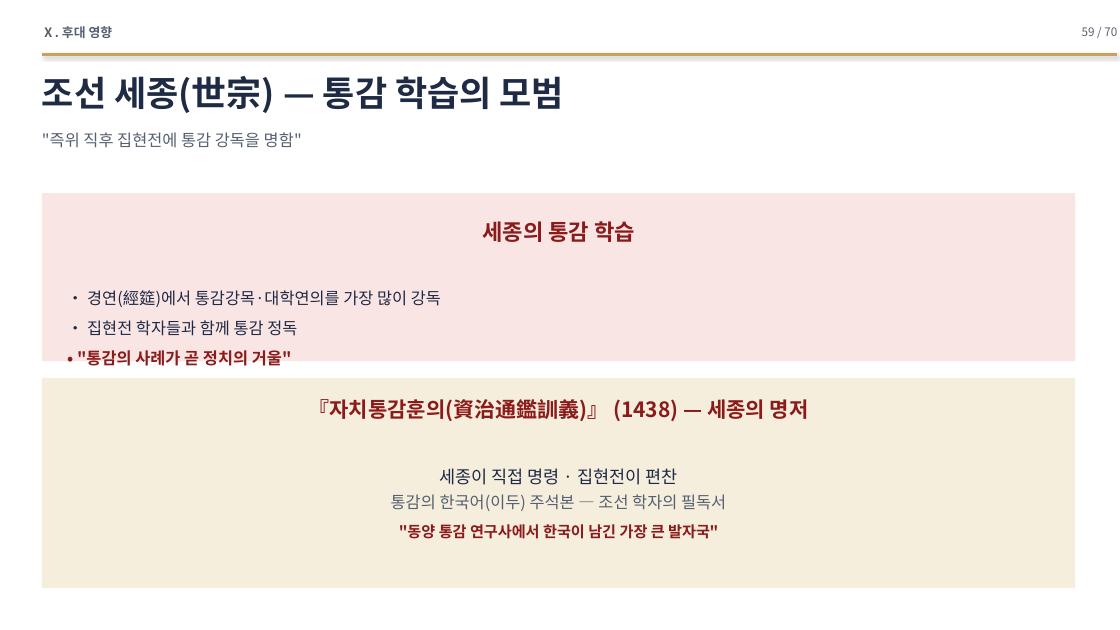
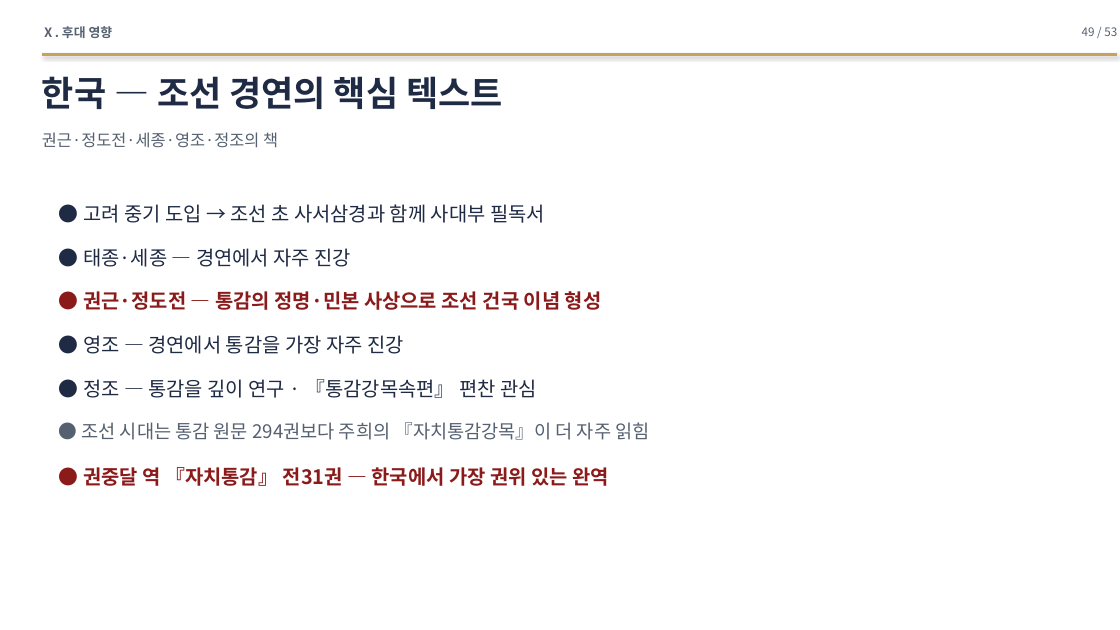
Before and after one commit to hpark1947/Oriental-Classics2, a slide deck: slide 49 of 발표자료/자치통감_발표자료.pptx (slide 59 before the commit). Drawn at 1120x630 pixels with LibreOffice and Linux fonts; fonts in the diff are those of the drawing. Boxes give left, top, right and bottom in pixels: in the first picture for what was removed or moved away, otherwise in the second. Text is boxed around its words. In the diff, an @@ line names an element or a change of style, - is before the commit and + after.

```diff
--- a/발표자료/자치통감_발표자료.pptx
+++ b/발표자료/자치통감_발표자료.pptx
@@ text at [1082,27,1117,36]: text changed @@
-59 / 70
+49 / 53
@@ text at [42,76,503,109]: text changed @@
-조선 세종(世宗) — 통감 학습의 모범
+한국 — 조선 경연의 핵심 텍스트
@@ text at [42,132,278,148]: text changed @@
-"즉위 직후 집현전에 통감 강독을 명함"
+권근·정도전·세종·영조·정조의 책
@@ rectangle removed at [42,193,1075,361] @@
@@ text added at [82,204,649,486], 17 pt, text #1F2A44 @@
+● 고려 중기 도입 → 조선 초 사서삼경과 함께 사대부 필독서
+● 태종·세종 — 경연에서 자주 진강
+● 권근·정도전 — 통감의 정명·민본 사상으로 조선 건국 이념 형성
+● 영조 — 경연에서 통감을 가장 자주 진강
+● 정조 — 통감을 깊이 연구 · 『통감강목속편』 편찬 관심
+● 조선 시대는 통감 원문 294권보다 주희의 『자치통감강목』이 더 자주 읽힘
+● 권중달 역 『자치통감』 전31권 — 한국에서 가장 권위 있는 완역
@@ text removed at [77,221,635,366] @@
-세종의 통감 학습
-• 경연(經筵)에서 통감강목·대학연의를 가장 많이 강독
-• 집현전 학자들과 함께 통감 정독
-• "통감의 사례가 곧 정치의 거울"
@@ rectangle removed at [42,378,1075,588] @@
@@ text removed at [309,399,809,539] @@
-『자치통감훈의(資治通鑑訓義)』 (1438) — 세종의 명저
-세종이 직접 명령 · 집현전이 편찬
-통감의 한국어(이두) 주석본 — 조선 학자의 필독서
-"동양 통감 연구사에서 한국이 남긴 가장 큰 발자국"
```
Also in this commit, not shown: 2 other slides changed, 50 slides added, 67 slides removed, 1 other file.
